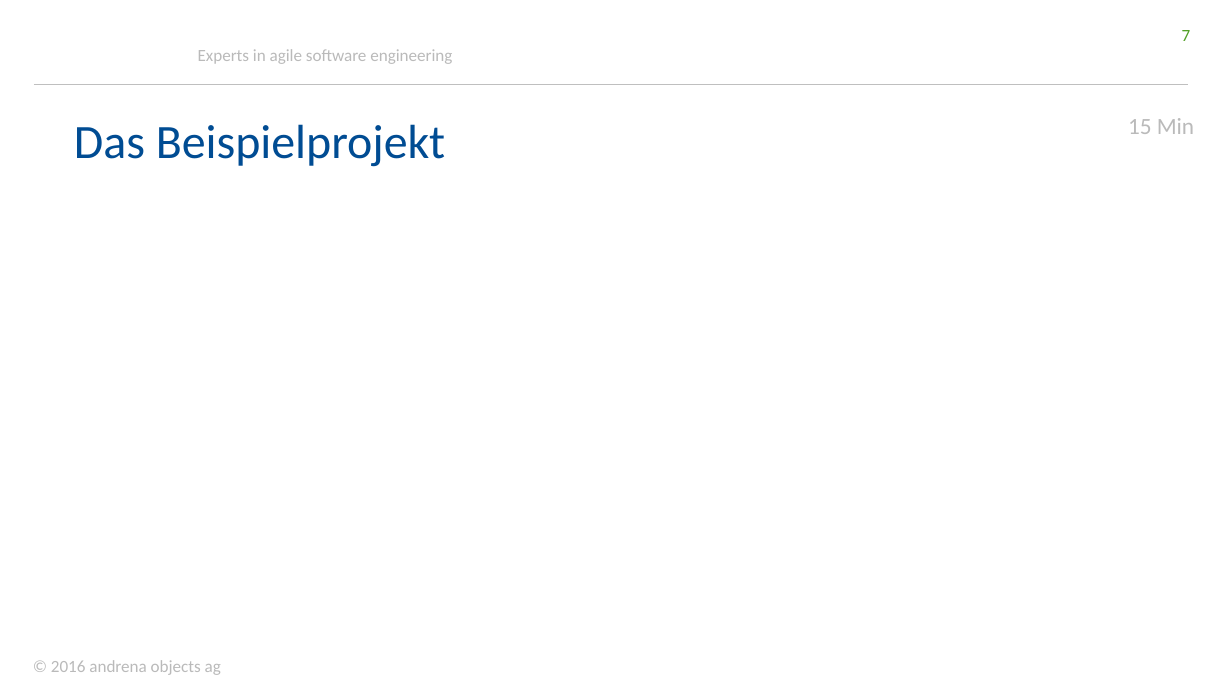
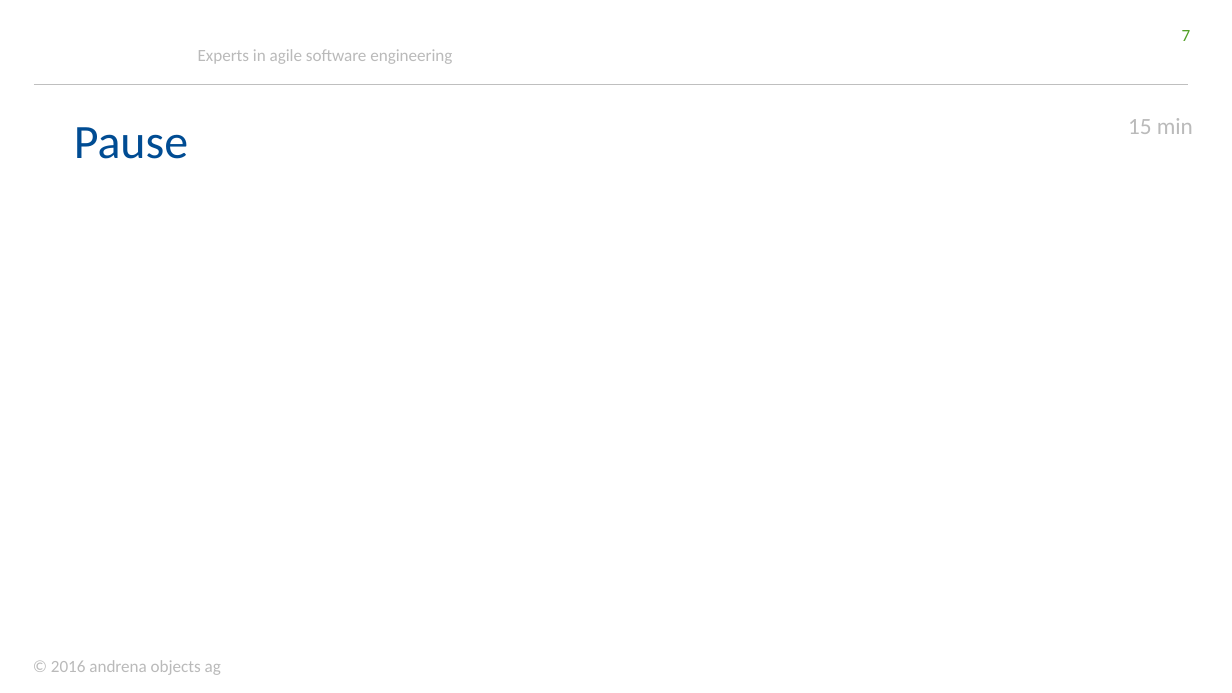
Before and after one commit to stklqt/oop-springboot-springdata-server, a slide deck: slide 7 of springBootDataWorkshop.pptx. Drawn at 1232x693 pixels with LibreOffice and Linux fonts; fonts in the diff are those of the drawing; background and template pictures are left out. Boxes give left, top, right and bottom in pixels: in the first picture for what was removed or moved away, otherwise in the second. Text is boxed around its words. In the diff, an @@ line names an element or a change of style, - is before the commit and + after.

```diff
--- a/springBootDataWorkshop.pptx
+++ b/springBootDataWorkshop.pptx
@@ text at (1128, 118, 1193, 134): text changed @@
-15 Min
+15 min
@@ title at (74, 127, 188, 159): text changed @@
-Das Beispielprojekt
+Pause
```
Also in this commit, not shown: 3 other slides changed, 10 slides added, 1 other file.
